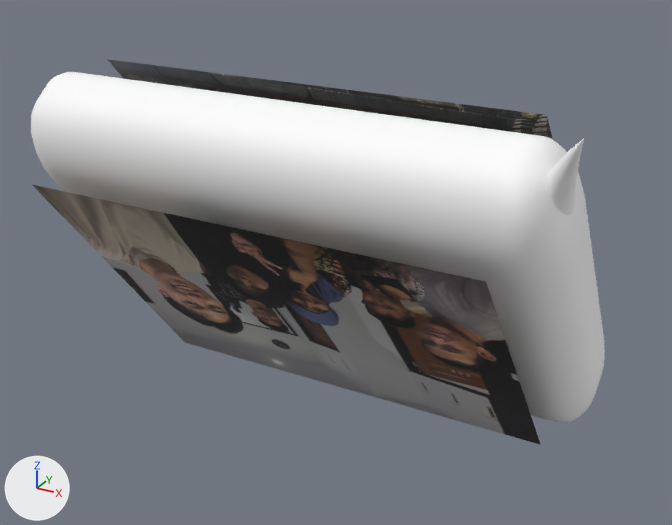
An edit to the glTF model public/models/scene.glb, drawn before and after from the same camera.
Rendered twice from a 50 mm camera at (3.15, -6.16, 2.74) aimed at (0.08, -0.59, -0.05). Arrows for +X, +Y and +Z are at lower left; the lights stay in place. Where no turn or scale is listed for an object, it has been applied to the vertices.

Objects in the first picture: 'Object_2', 'ho-musutei', 'オランダ'.
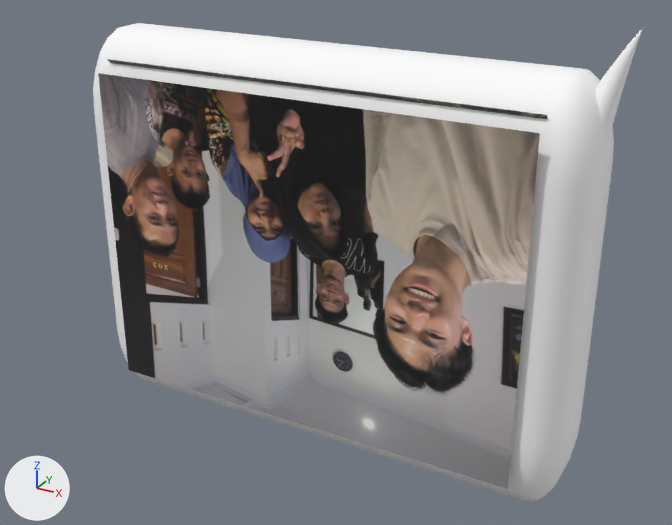
Changed parts and their boxes [x1, y1, x2, y2] in the pictures (672 x 525 px):
'ho-musutei', moved, turned
    before: [33, 185, 541, 445]
    after: [98, 73, 540, 489]
'Object_2', turned
    before: [31, 72, 605, 423]
    after: [93, 23, 643, 501]
'オランダ', unchanged, covered by the edit
    before: [107, 59, 553, 139]
    after: [107, 59, 548, 119]

The change, as a diff of the scene's bpy script:
```diff
--- a/public/models/scene.glb.py
+++ b/public/models/scene.glb.py
@@ ob_object_2 @@
 ob_object_2.location = (0.0, 0.0, -0.548)
-ob_object_2.rotation_euler = (-2.491, 0.0, 0.0)  # degrees (-143, 0, 0)
+ob_object_2.rotation_euler = (-3.142, 0.0, 0.0)  # degrees (-180, 0, 0)
 ob_object_2.scale = (0.005, 0.012, 0.007)
@@ ob_ho_musutei @@
 ob_ho_musutei = bpy.data.objects.new('ho-musutei', me_ho_musutei)
-ob_ho_musutei.location = (0.0, -1.028, -0.348)
-ob_ho_musutei.rotation_euler = (-0.911, 0.0, 0.0)  # degrees (-52, 0, 0)
+ob_ho_musutei.location = (0.0, -1.028, 0.018)
+ob_ho_musutei.rotation_euler = (-1.571, 0.0, 3.142)  # degrees (-90, 0, 180)
 ob_ho_musutei.scale = (2.5, 2.5, 2.5)
```
